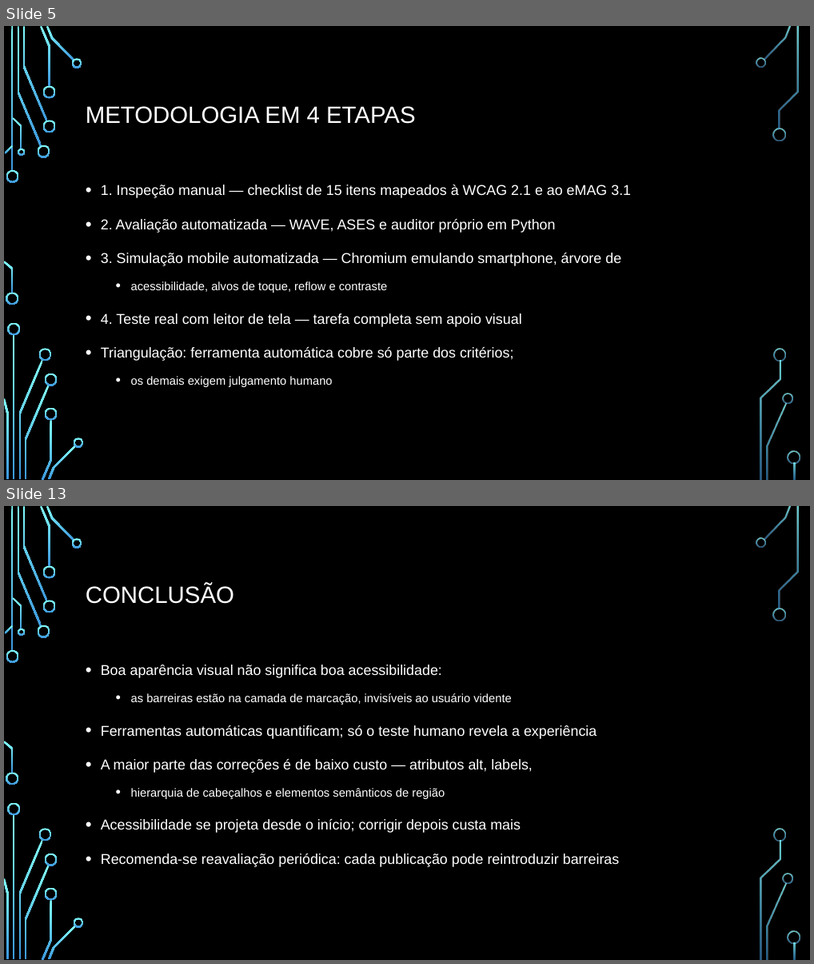
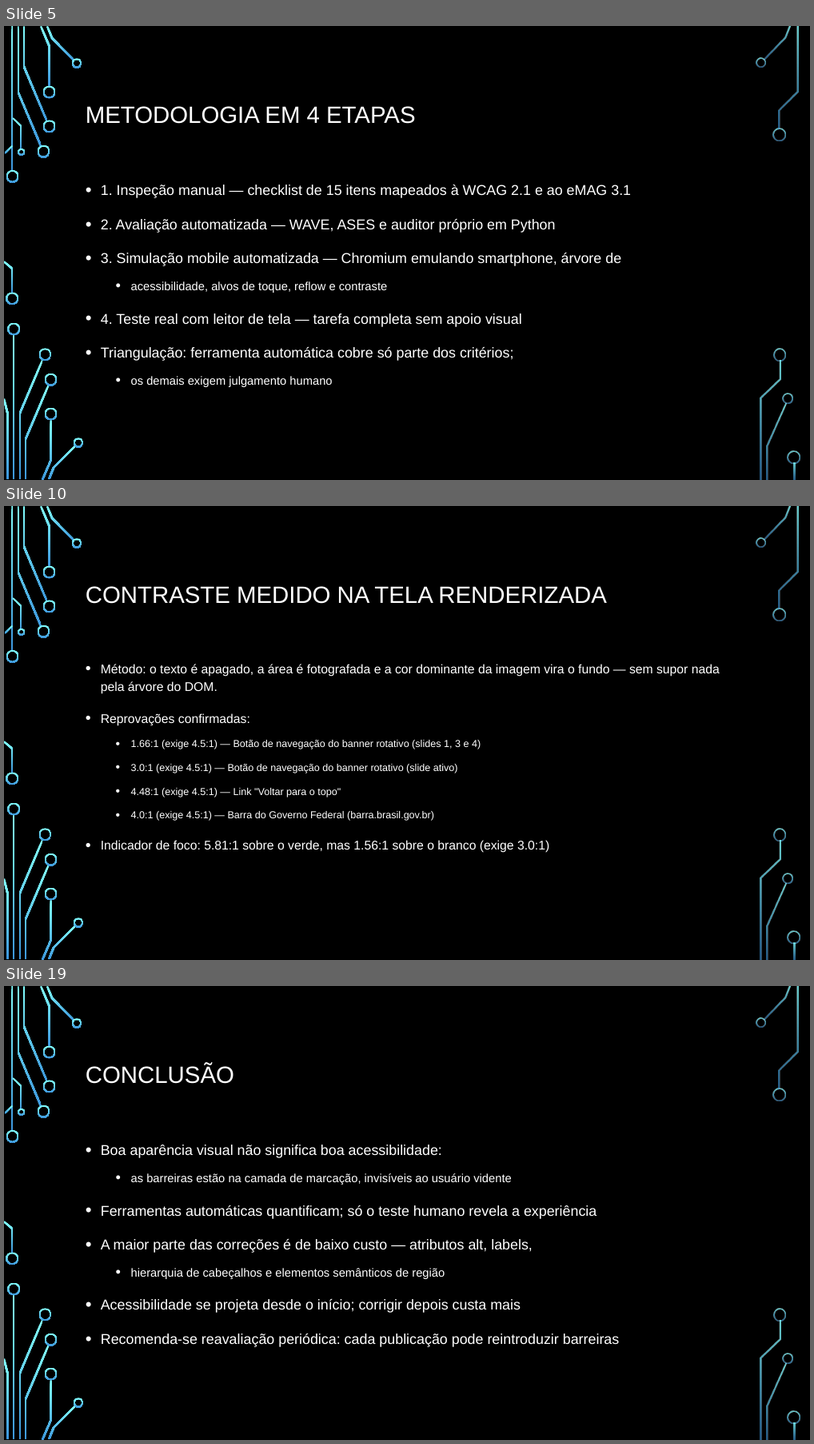
Before and after one commit to guilhermedopp/atividades, a slide deck: apresentacao/APRESENTACAO_AVALIACAO_ACESSIBILIDADE.pptx. Shown one above the other, each under a label of ours: slides 5 and 13 before the commit, slides 5, 10 and 19 after it; the slides between them are not shown. The pictures are 814x964 and 814x1444 pixels, drawn with LibreOffice and Linux fonts; fonts in the diff are those of the drawing; background and template pictures are left out. Boxes give left, top, right and bottom in pixels: in the first picture for what was removed or moved away, otherwise in the second. Text is boxed around its words. In the diff, an @@ line names an element or a change of style, - is before the commit and + after.

```diff
--- a/apresentacao/APRESENTACAO_AVALIACAO_ACESSIBILIDADE.pptx
+++ b/apresentacao/APRESENTACAO_AVALIACAO_ACESSIBILIDADE.pptx
@@ slide 10 added at (4,506,810,960), background picture (left out); not listed: 36 template elements that a slide beside it also shows @@
@@ title added at (86,586,606,604), 28 pt, text #FFFFFF @@
+CONTRASTE MEDIDO NA TELA RENDERIZADA
@@ text added at (101,664,720,852), 12 pt, text #FFFFFF @@
+• Método: o texto é apagado, a área é fotografada e a cor dominante da imagem vira o fundo — sem supor nada pela árvore do DOM.
+• Reprovações confirmadas:
+  • 1.66:1 (exige 4.5:1) — Botão de navegação do banner rotativo (slides 1, 3 e 4)
+  • 3.0:1 (exige 4.5:1) — Botão de navegação do banner rotativo (slide ativo)
+  • 4.48:1 (exige 4.5:1) — Link "Voltar para o topo"
+  • 4.0:1 (exige 4.5:1) — Barra do Governo Federal (barra.brasil.gov.br)
+• Indicador de foco: 5.81:1 sobre o verde, mas 1.56:1 sobre o branco (exige 3.0:1)
@@ what was slide 13 is now slide 19 @@
```
Also in this commit, not shown: 6 slides changed, 6 other slides added, 1 slide removed, 21 other files.
